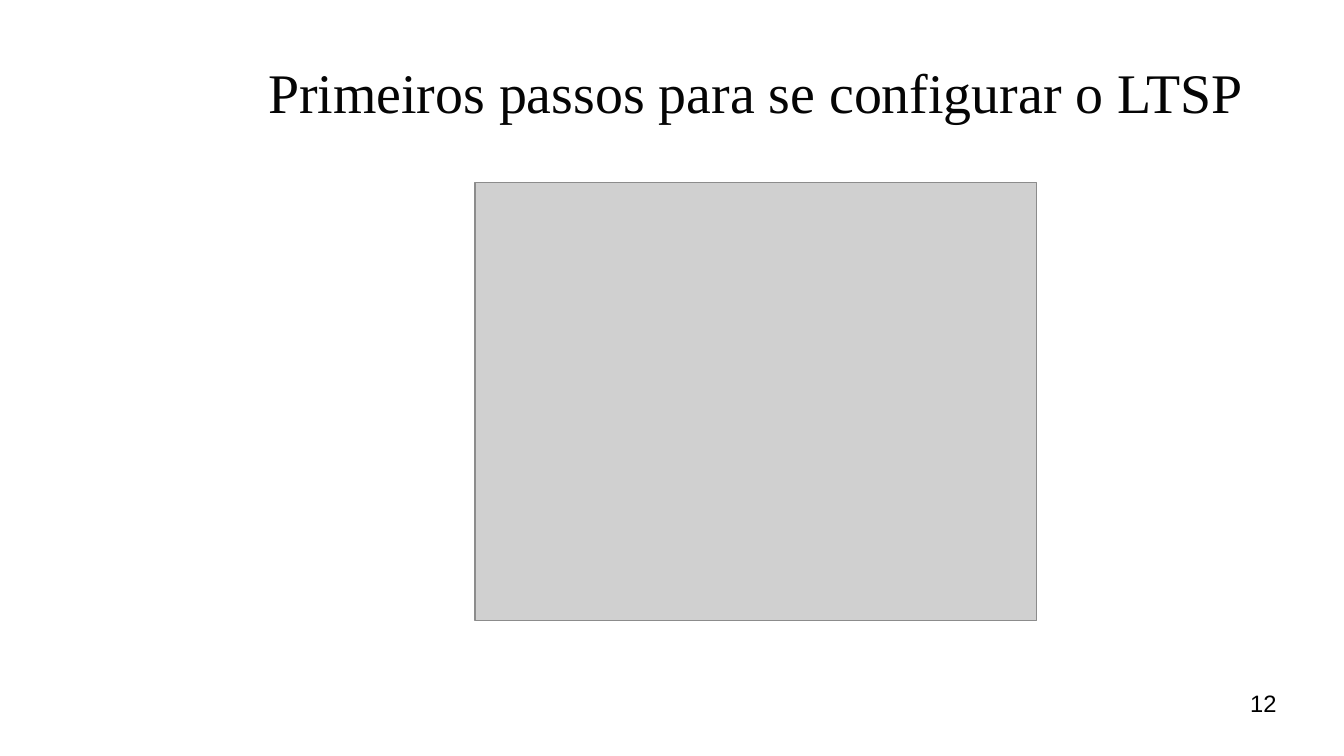
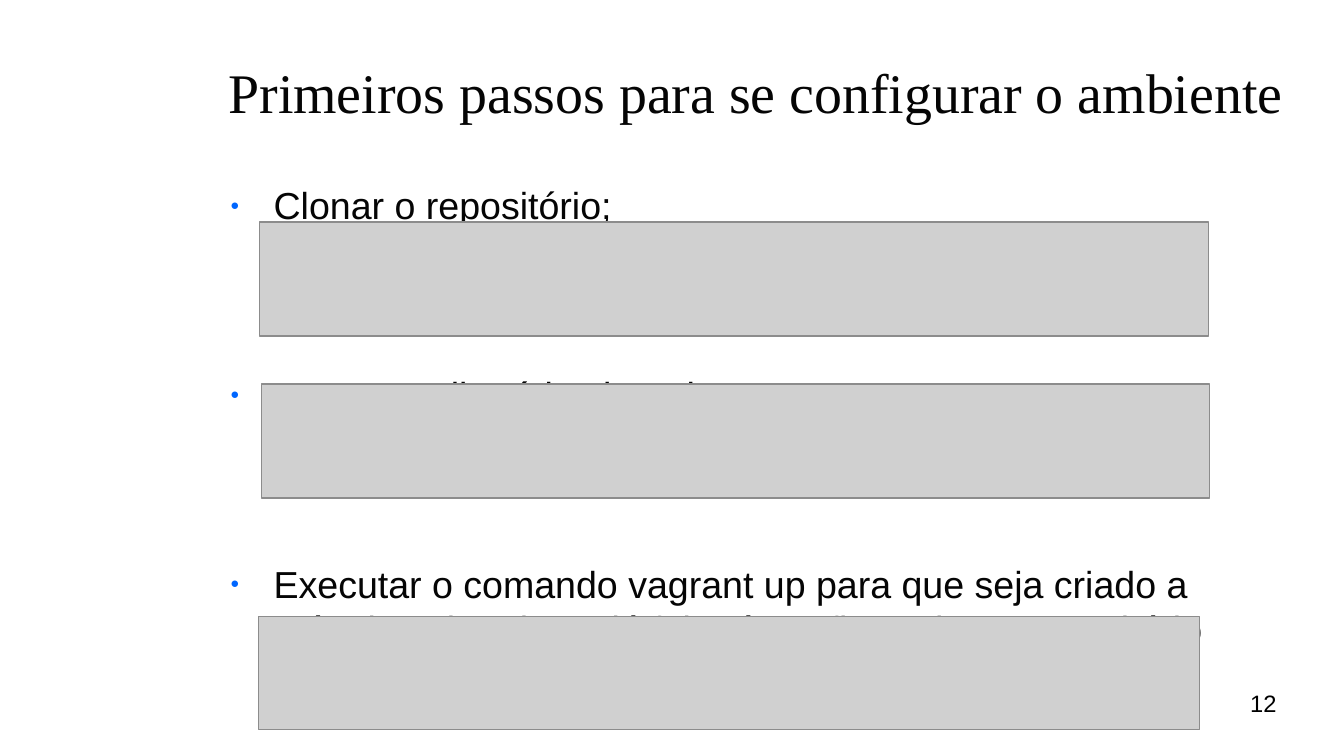
Before and after one commit to OtavioAL/LTSP, a slide deck: slide 12 of slideLTSP.odp. Drawn at 1344x756 pixels with LibreOffice and Linux fonts; fonts in the diff are those of the drawing; grey boxes stand for pictures; background and template pictures are left out. Boxes give left, top, right and bottom in pixels: in the first picture for what was removed or moved away, otherwise in the second. Text is boxed around its words. In the diff, an @@ line names an element or a change of style, - is before the commit and + after.

```diff
--- a/slideLTSP.odp
+++ b/slideLTSP.odp
@@ title at bbox=[228, 73, 1282, 124]: text changed @@
-Primeiros passos para se configurar o LTSP
+Primeiros passos para se configurar o ambiente
@@ text added at bbox=[274, 191, 1188, 617], 22.2 pt, text #050505 @@
+● Clonar o repositório;
+● Entrar no diretório clonado;
+● Executar o comando vagrant up para que seja criado a máquina virtual que já foi pré-configurada no repositório clonado;
@@ picture added at bbox=[260, 222, 1210, 337] @@
@@ picture: place and size @@
-picture at bbox=[476, 183, 1038, 622]
+picture at bbox=[261, 384, 1210, 499]
@@ picture added at bbox=[259, 617, 1200, 731] @@
```
Also in this commit, not shown: 2 other slides changed, 5 slides added, 1 slide removed, 2 other files.
